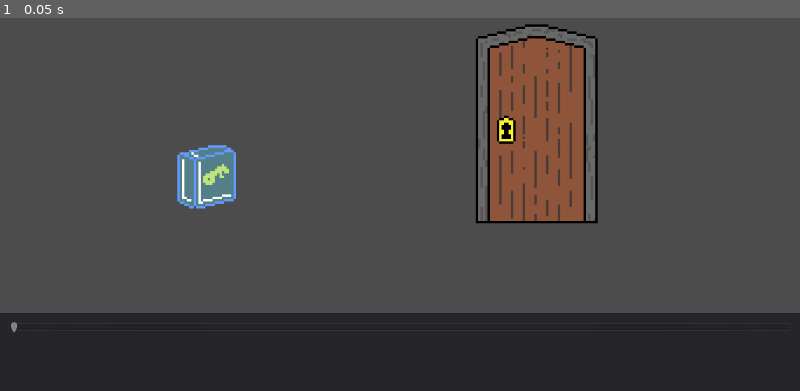
Above: before the commit, frame 1.
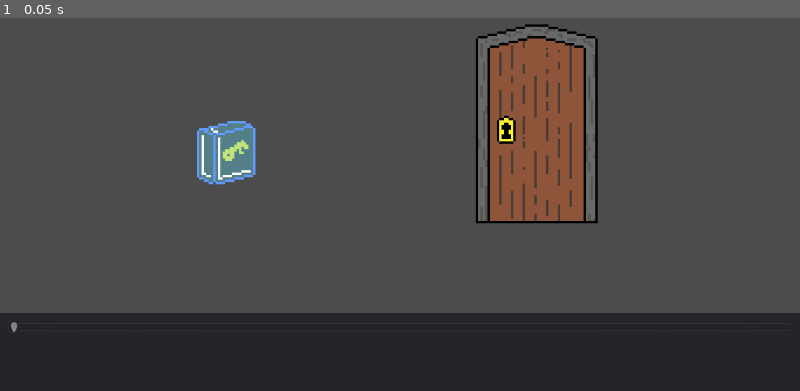
Above: after the commit, the same moment.

Repository: CloneDeath/Chronometry
Game: Godot game, scene res://Main/Main.tscn
The game is run twice, just before and just after one commit, with the same random seed, the same clock (stepped at 60 frames per second) and the same inputs.
Inputs:
- Up to frame 1 (0.05 s): no input

The runs differ from the first frame. In frame 1, 1.6% of the frame differs, in the area x 22-32%, y 27-52%.
Error after the commit: Parse Error: Mixed tabs and spaces in indentation. (res://TimeObjects/IceKey.gd:15)

Commit message:
Added the ability to take the key if the ice is melted

Diff:
--- a/Levels/Level01.tscn
+++ b/Levels/Level01.tscn
@@ -1,19 +1,18 @@
 [gd_scene load_steps=4 format=2]
 
 [ext_resource path="res://Levels/LevelBase.tscn" type="PackedScene" id=1]
-[ext_resource path="res://TimeObjects/IceKey.tscn" type="PackedScene" id=2]
-[ext_resource path="res://TimeObjects/Door.tscn" type="PackedScene" id=3]
+[ext_resource path="res://TimeObjects/Door.tscn" type="PackedScene" id=2]
+[ext_resource path="res://TimeObjects/IceKey.tscn" type="PackedScene" id=3]
 
 [node name="Level01" index="0" instance=ExtResource( 1 )]
 
-[node name="IceKey" parent="." index="0" instance=ExtResource( 2 )]
-position = Vector2( 88.8075, 107.871 )
-Maximum = 0.9
-
-[node name="Door" parent="." index="1" instance=ExtResource( 3 )]
+[node name="Door" parent="." index="0" instance=ExtResource( 2 )]
 position = Vector2( 228.836, 85.3673 )
 Minimum = 0.1
 Maximum = 0.5
 
+[node name="IceKey" parent="." index="1" instance=ExtResource( 3 )]
+position = Vector2( 97.0216, 97.5349 )
+
 [connection signal="TimeChanged" from="." to="Door" method="SetTime"]
 [connection signal="TimeChanged" from="." to="IceKey" method="SetTime"]
--- a/Main/Main.tscn
+++ b/Main/Main.tscn
@@ -4,7 +4,11 @@
 
 [node name="Main" type="Node2D"]
 
+[node name="Level01" parent="." instance=ExtResource( 1 )]
+scale = Vector2( 3, 3 )
+
 [node name="Gui" type="Container" parent="."]
+margin_top = 499.0
 margin_right = 1024.0
 margin_bottom = 600.0
 
@@ -25,7 +29,4 @@
 step = 0.01
 ticks_on_borders = true
 
-[node name="Level01" parent="." instance=ExtResource( 1 )]
-scale = Vector2( 3, 3 )
-
 [connection signal="value_changed" from="Gui/Panel/HSlider" to="Level01" method="SetTime"]
--- a/TimeObjects/BaseObject.gd
+++ b/TimeObjects/BaseObject.gd
@@ -2,9 +2,11 @@
 
 export(float) var Minimum = 0;
 export(float) var Maximum = 1;
+var current_time = 0;
 
 func SetTime(value):
 	var valueRange = Maximum - Minimum;
 	var progress = ((value - Minimum) / valueRange);
 	progress = clamp(progress, 0, 1);
 	$Sprite.frame = (progress * ($Sprite.hframes - 1));
+	current_time = value;
--- /dev/null
+++ b/TimeObjects/IceKey.gd
@@ -0,0 +1,19 @@
+extends "res://TimeObjects/BaseObject.gd"
+
+var taken = null;
+
+func _process(delta):
+	$Sprite.visible = taken == null || current_time < taken;
+	$Ice.visible = !$Sprite.visible;
+	$Ice.frame = $Sprite.frame;
+
+
+func _on_Area2D_input_event(viewport, event, shape_idx):
+	if event is InputEventMouseButton \
+    	and event.button_index == BUTTON_LEFT \
+    	and event.is_pressed():
+        self.on_click()
+
+func on_click():
+	if ($Sprite.frame >= 15):
+		taken = current_time;
--- a/TimeObjects/IceKey.tscn
+++ b/TimeObjects/IceKey.tscn
@@ -1,5 +1,25 @@
-[gd_scene load_steps=2 format=2]
+[gd_scene load_steps=5 format=2]
 
 [ext_resource path="res://TimeObjects/BaseObject.tscn" type="PackedScene" id=1]
+[ext_resource path="res://TimeObjects/IceKey.gd" type="Script" id=2]
+[ext_resource path="res://TimeObjects/ice.png" type="Texture" id=3]
 
-[node name="IceKey" index="0" instance=ExtResource( 1 )]
+[sub_resource type="RectangleShape2D" id=1]
+
+extents = Vector2( 12.4696, 12.6422 )
+
+[node name="IceKey" instance=ExtResource( 1 )]
+script = ExtResource( 2 )
+
+[node name="Area2D" type="Area2D" parent="." index="0"]
+editor/display_folded = true
+
+[node name="CollisionShape2D" type="CollisionShape2D" parent="Area2D" index="0"]
+shape = SubResource( 1 )
+
+[node name="Ice" type="Sprite" parent="." index="2"]
+visible = false
+texture = ExtResource( 3 )
+hframes = 22
+
+[connection signal="input_event" from="Area2D" to="." method="_on_Area2D_input_event"]
Binary file added: TimeObjects/ice.png
Not shown, added: TimeObjects/ice.png.import
